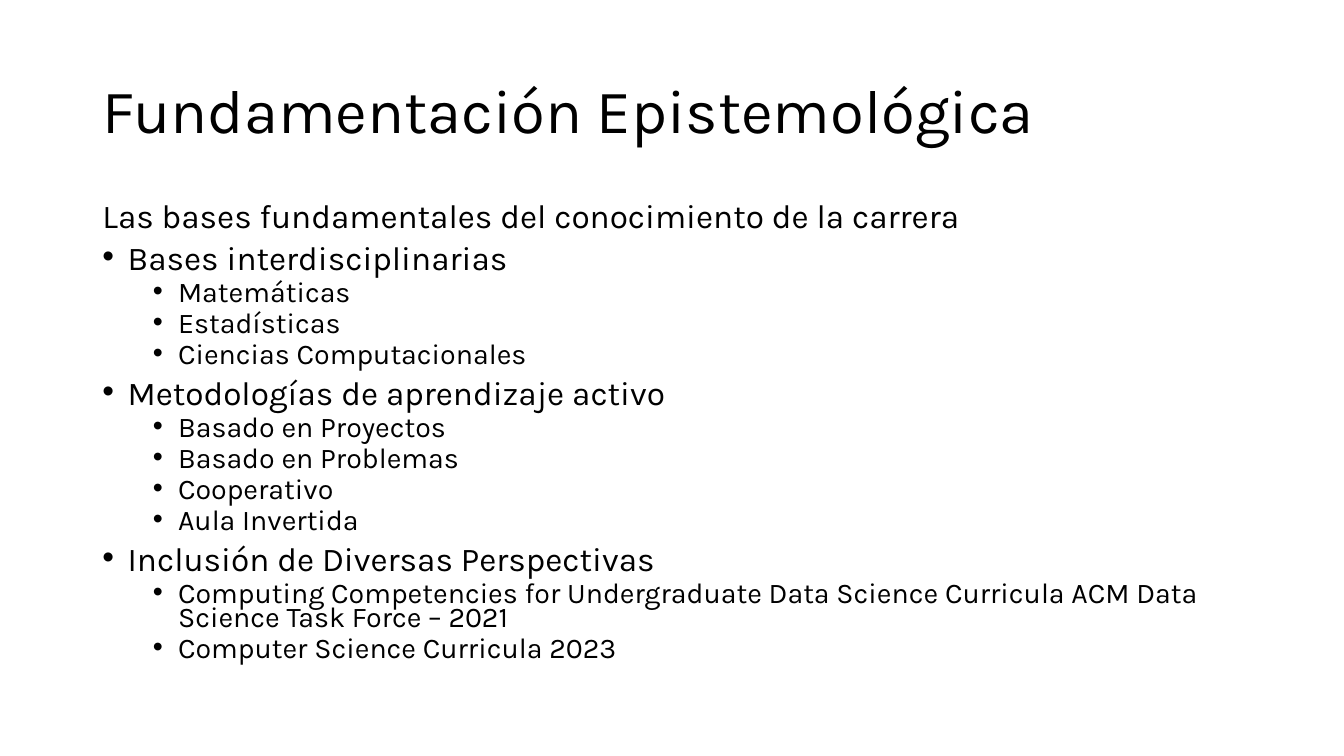
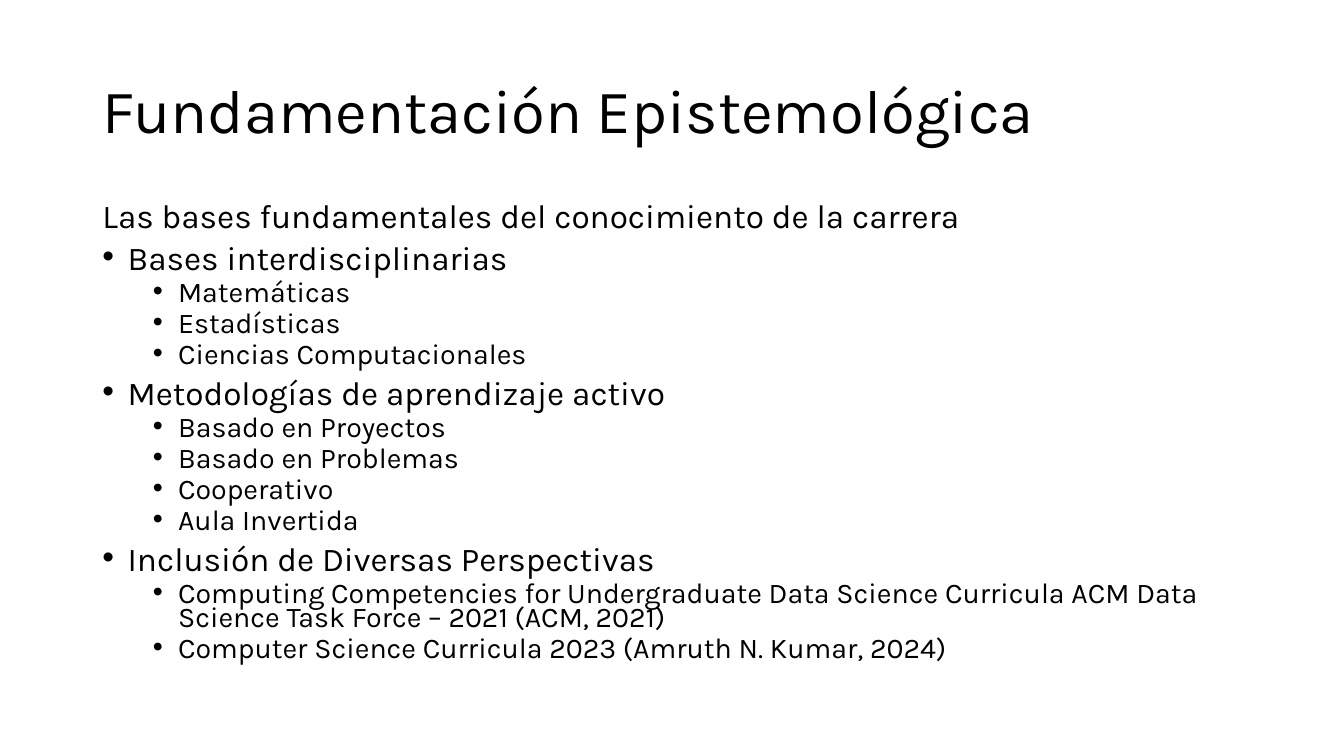
Before and after one commit to aavendan/cdia, a slide deck: slide 2 of 03 Presentación.pptx. Drawn at 1344x756 pixels with LibreOffice and Linux fonts; fonts in the diff are those of the drawing. Boxes give left, top, right and bottom in pixels: in the first picture for what was removed or moved away, otherwise in the second. Text is boxed around its words. In the diff, an @@ line names an element or a change of style, - is before the commit and + after.

```diff
--- a/03 Presentación.pptx
+++ b/03 Presentación.pptx
@@ text at (178,577,1197,665): text changed @@
-  • Computing Competencies for Undergraduate Data Science Curricula ACM Data Science Task Force – 2021
-  • Computer Science Curricula 2023
+  • Computing Competencies for Undergraduate Data Science Curricula ACM Data Science Task Force – 2021 (ACM, 2021)
+  • Computer Science Curricula 2023 (Amruth N. Kumar, 2024)
```
Also in this commit, not shown: 1 slide added.
